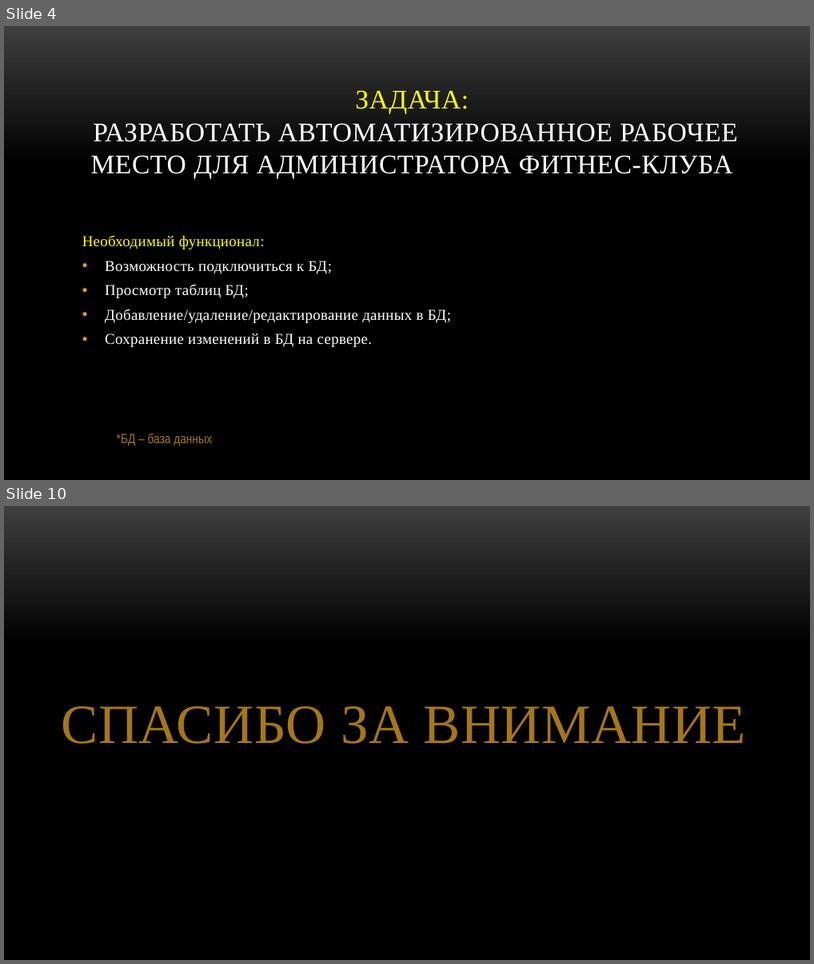
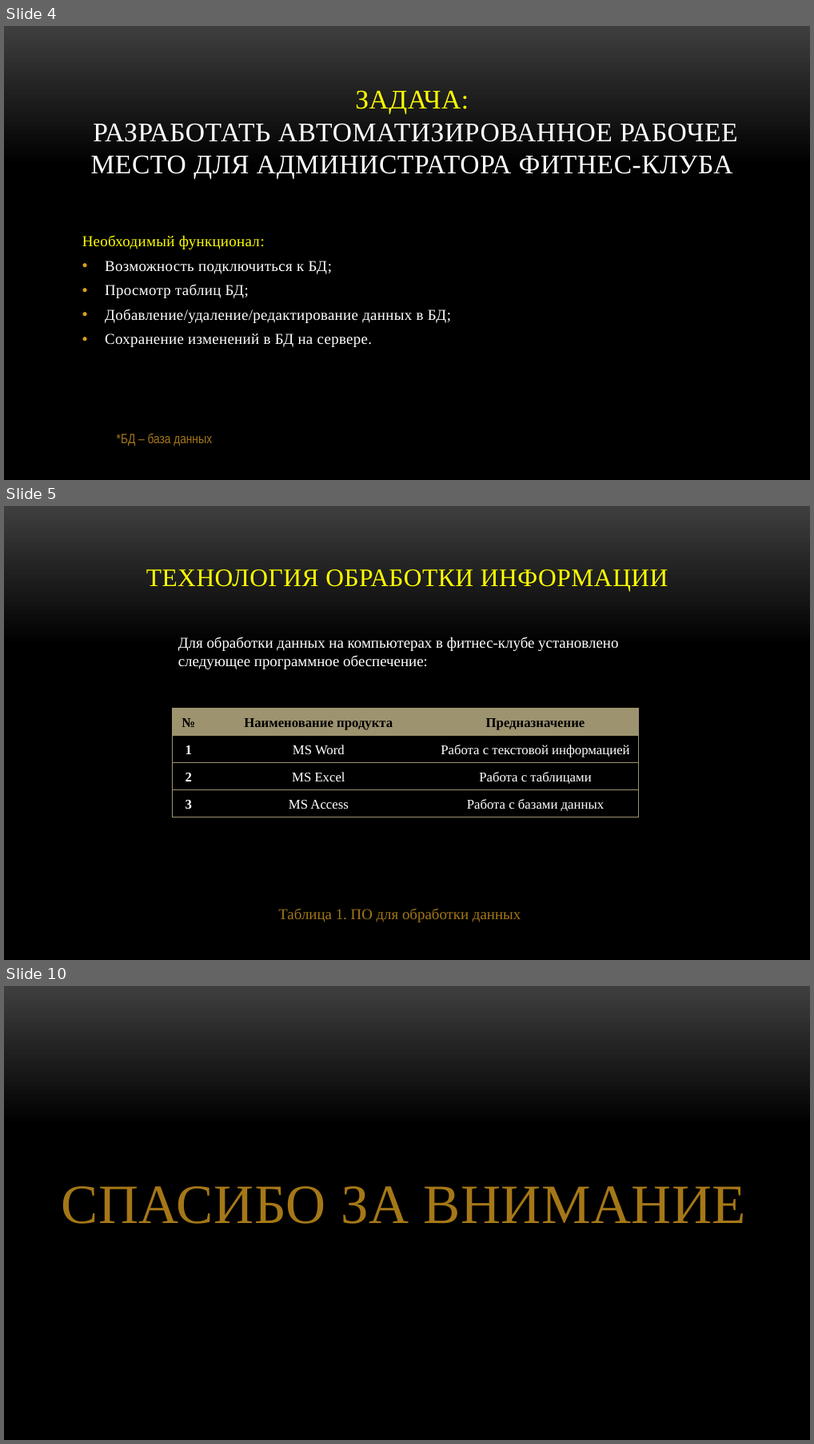
Before and after one commit to prog-kkkmt/pdp-p2-16, a slide deck: Отдельная папка/К18. Презентация.pptx. Shown one above the other, each under a label of ours: slides 4 and 10 before the commit, slides 4, 5 and 10 after it; the slides between them are not shown. The pictures are 814x964 and 814x1444 pixels, drawn with LibreOffice and Linux fonts; fonts in the diff are those of the drawing; background and template pictures are left out. Boxes give left, top, right and bottom in pixels: in the first picture for what was removed or moved away, otherwise in the second. Text is boxed around its words. In the diff, an @@ line names an element or a change of style, - is before the commit and + after.

```diff
--- a/Отдельная папка/К18. Презентация.pptx
+++ b/Отдельная папка/К18. Презентация.pptx
@@ slide 5 added at (x1=4, y1=506, x2=810, y2=960), background picture (left out) @@
@@ title added at (x1=146, y1=569, x2=669, y2=591), 30 pt, text #FFFF00 @@
+ТЕХНОЛОГИЯ ОБРАБОТКИ ИНФОРМАЦИИ
@@ text added at (x1=178, y1=636, x2=618, y2=669), 18 pt, text #FFFFFF @@
+Для обработки данных на компьютерах в фитнес-клубе установлено следующее программное обеспечение:
@@ table added at (x1=172, y1=708, x2=639, y2=816), 4 rows, 3 columns @@
+№ | Наименование продукта | Предназначение
+1 | MS Word | Работа с текстовой информацией
+2 | MS Excel | Работа с таблицами
+3 | MS Access | Работа с базами данных
@@ text added at (x1=278, y1=908, x2=521, y2=922), 18 pt, text #A57617 @@
+Таблица 1. ПО для обработки данных
```
Also in this commit, not shown: 4 slides changed, 1 slide removed, 1 other file.
